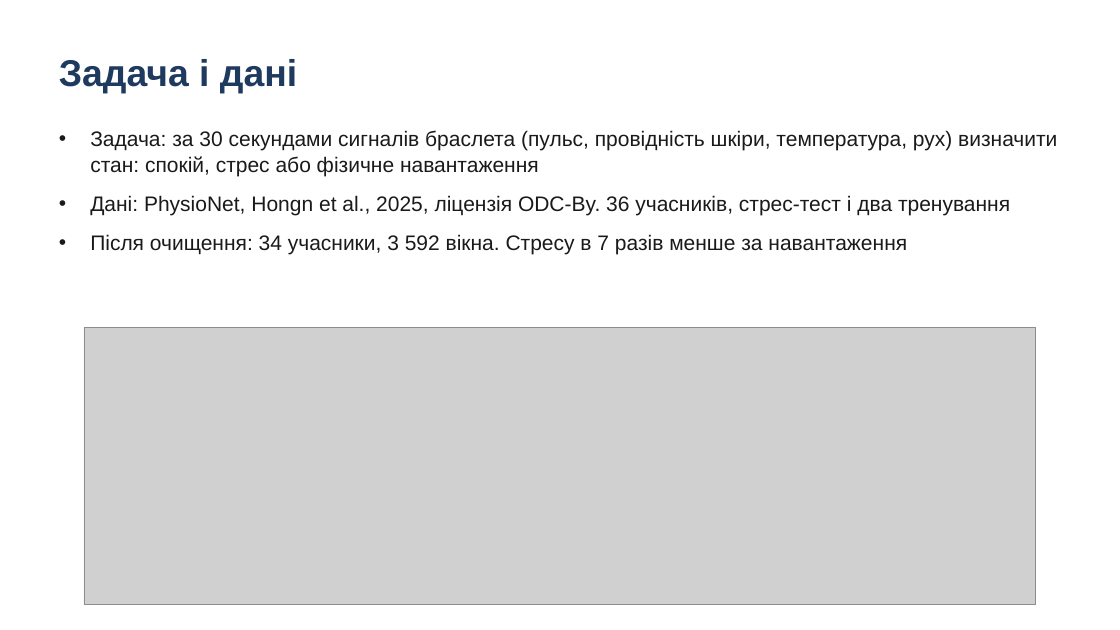
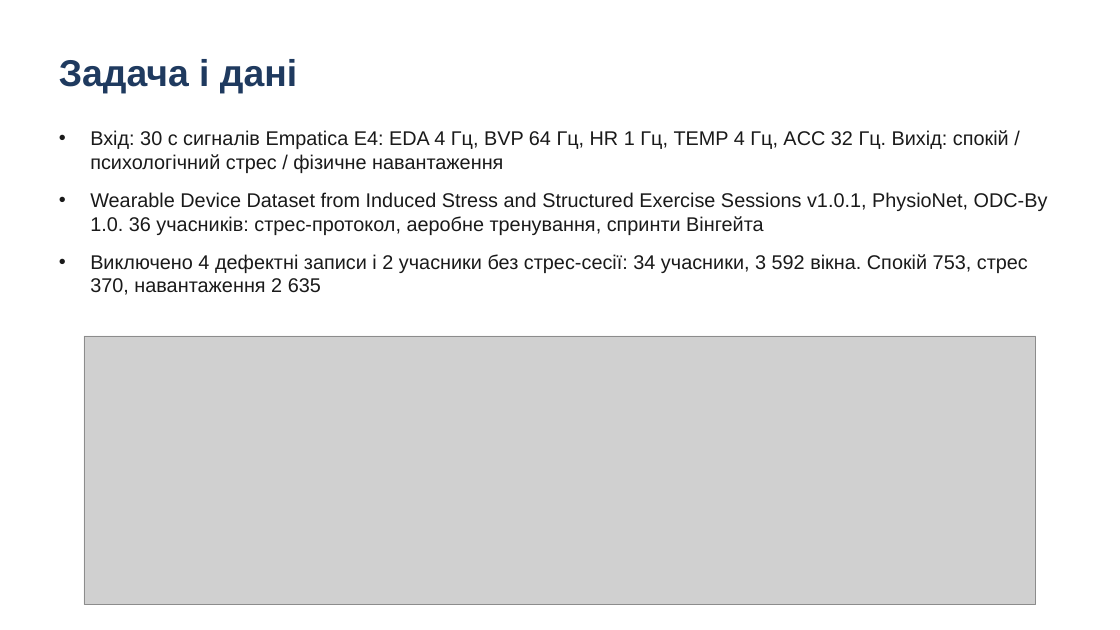
Before and after one commit to lukovskiy541/wearable-stress-exercise, a slide deck: slide 2 of presentation.pptx. Drawn at 1120x630 pixels with LibreOffice and Linux fonts; fonts in the diff are those of the drawing; grey boxes stand for pictures. Boxes give left, top, right and bottom in pixels: in the first picture for what was removed or moved away, otherwise in the second. Text is boxed around its words. In the diff, an @@ line names an element or a change of style, - is before the commit and + after.

```diff
--- a/presentation.pptx
+++ b/presentation.pptx
@@ text at bbox=[90, 130, 1048, 295]: text changed; size 18 to 17 pt @@
-• Задача: за 30 секундами сигналів браслета (пульс, провідність шкіри, температура, рух) визначити стан: спокій, стрес або фізичне навантаження
-• Дані: PhysioNet, Hongn et al., 2025, ліцензія ODC-By. 36 учасників, стрес-тест і два тренування
-• Після очищення: 34 учасники, 3 592 вікна. Стресу в 7 разів менше за навантаження
+• Вхід: 30 с сигналів Empatica E4: EDA 4 Гц, BVP 64 Гц, HR 1 Гц, TEMP 4 Гц, ACC 32 Гц. Вихід: спокій / психологічний стрес / фізичне навантаження
+• Wearable Device Dataset from Induced Stress and Structured Exercise Sessions v1.0.1, PhysioNet, ODC-By 1.0. 36 учасників: стрес-протокол, аеробне тренування, спринти Вінгейта
+• Виключено 4 дефектні записи і 2 учасники без стрес-сесії: 34 учасники, 3 592 вікна. Спокій 753, стрес 370, навантаження 2 635
@@ picture: place and size @@
-picture at bbox=[84, 328, 1036, 605]
+picture at bbox=[84, 336, 1036, 605]
```
Also in this commit, not shown: 9 other slides changed, 1 other file.
